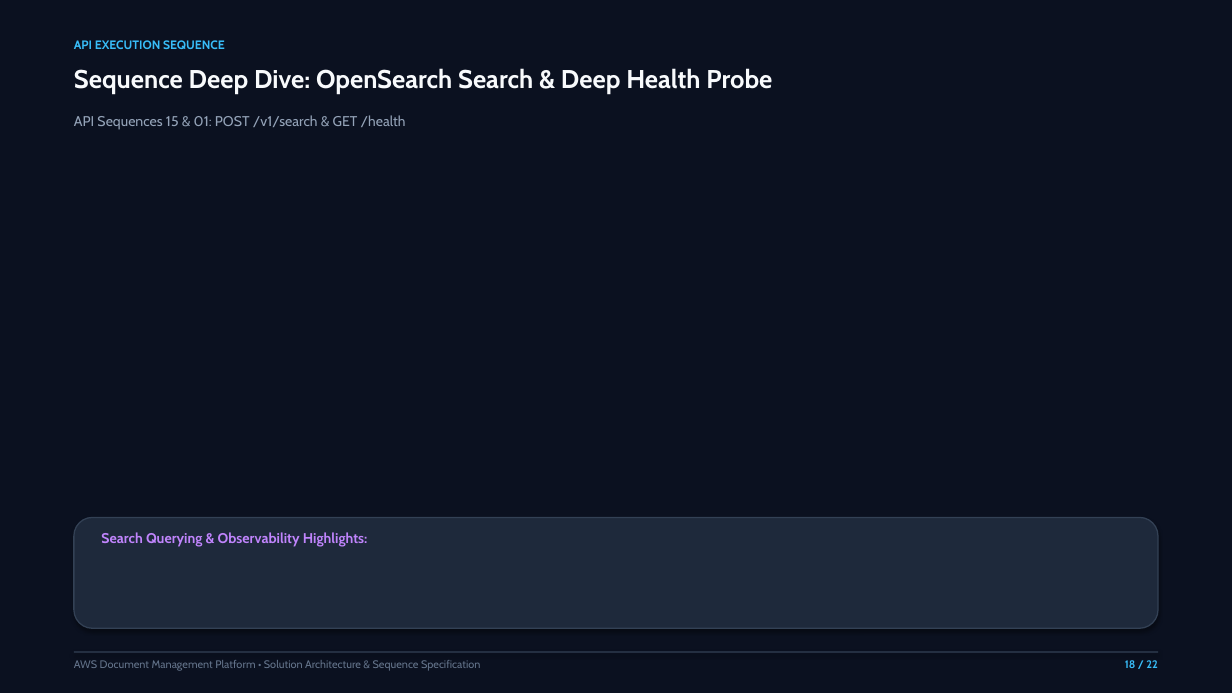
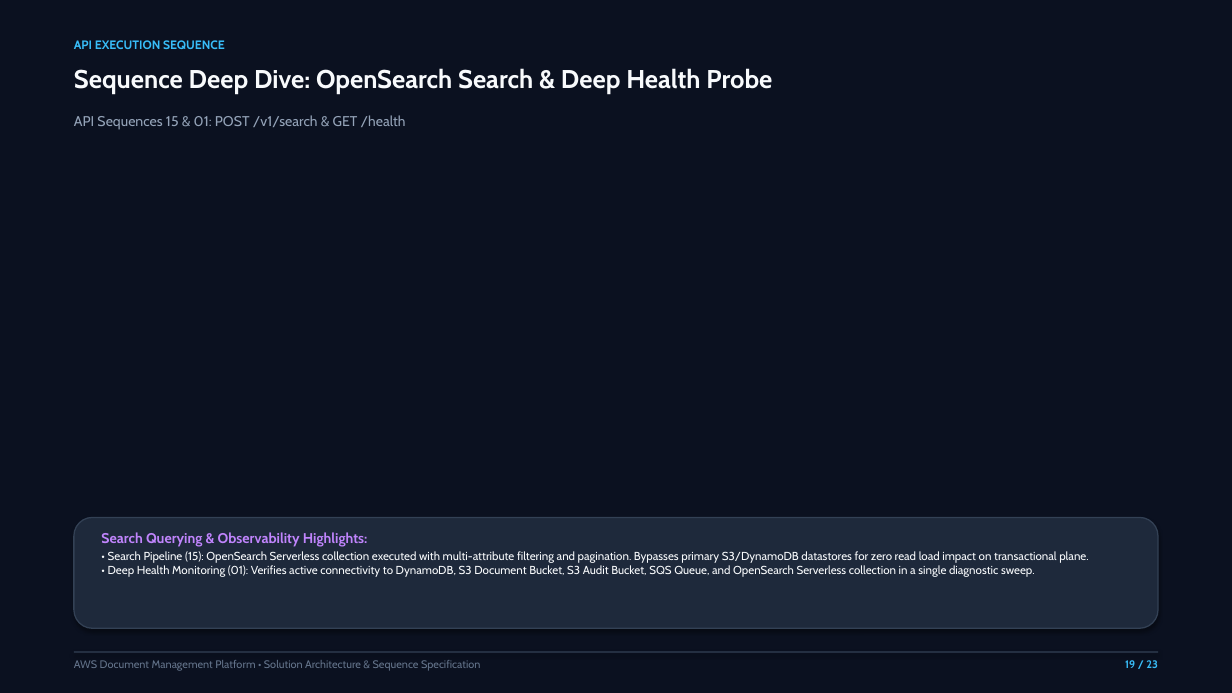
Before and after one commit to peydan/aws-doc-management-system, a slide deck: slide 19 of AWS_Document_Management_Platform_Architecture.pptx (slide 18 before the commit). Drawn at 1232x693 pixels with LibreOffice and Linux fonts; fonts in the diff are those of the drawing. Boxes give left, top, right and bottom in pixels: in the first picture for what was removed or moved away, otherwise in the second. Text is boxed around its words. In the diff, an @@ line names an element or a change of style, - is before the commit and + after.

```diff
--- a/AWS_Document_Management_Platform_Architecture.pptx
+++ b/AWS_Document_Management_Platform_Architecture.pptx
@@ text at [108, 551, 1088, 577]: paragraph added @@
+• Search Pipeline (15): OpenSearch Serverless collection executed with multi-attribute filtering and pagination. Bypasses primary S3/DynamoDB datastores for zero read load impact on transactional plane.
+• Deep Health Monitoring (01): Verifies active connectivity to DynamoDB, S3 Document Bucket, S3 Audit Bucket, SQS Queue, and OpenSearch Serverless collection in a single diagnostic sweep.
@@ text at [1125, 660, 1158, 668]: text changed @@
-18 / 22
+19 / 23
```
Also in this commit, not shown: 21 other slides changed, 1 slide added, 7 other files.
